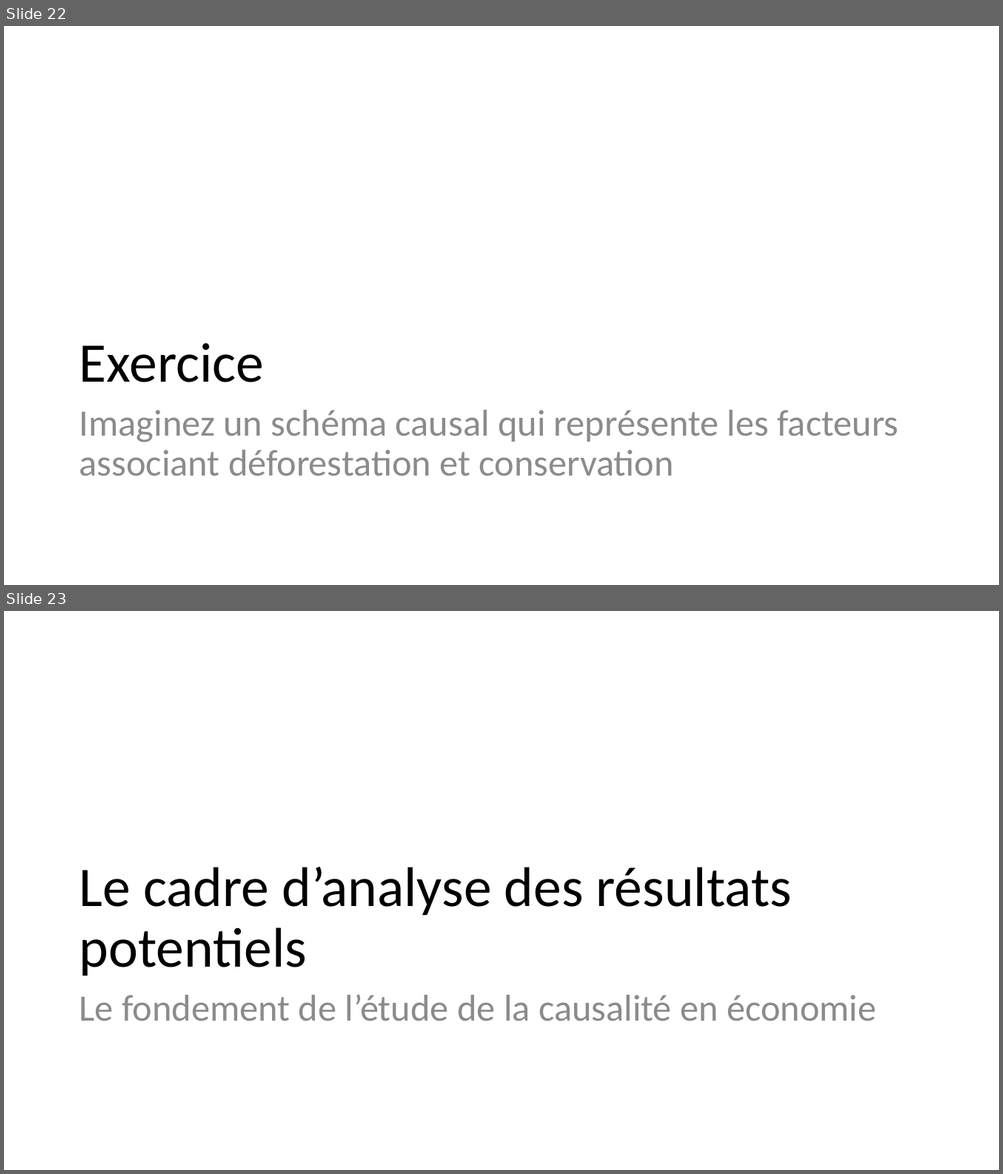
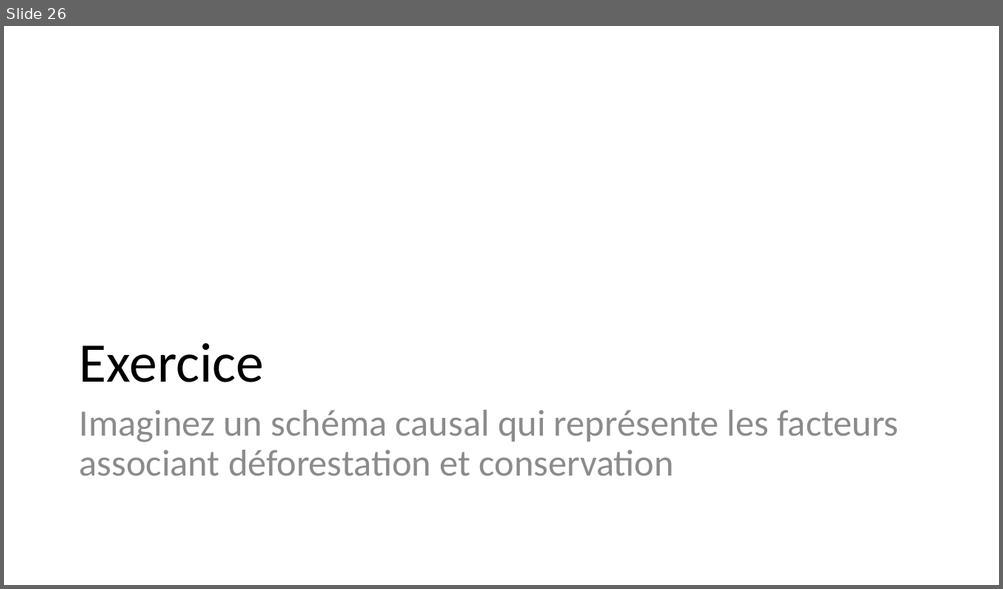
Before and after one commit to BETSAKA/statcap_impact_training, a slide deck: slides/fr/Jour 1_Introduction_Fondamentaux.pptx. Shown one above the other, each under a label of ours: slides 22 and 23 before the commit, slide 26 after it. The pictures are 1003x1174 and 1003x589 pixels, drawn with LibreOffice and Linux fonts; fonts in the diff are those of the drawing. Boxes give left, top, right and bottom in pixels: in the first picture for what was removed or moved away, otherwise in the second. Text is boxed around its words. In the diff, an @@ line names an element or a change of style, - is before the commit and + after.

```diff
--- a/slides/fr/Jour 1_Introduction_Fondamentaux.pptx
+++ b/slides/fr/Jour 1_Introduction_Fondamentaux.pptx
@@ slide 23 removed at bbox=[4, 611, 999, 1170], background #FFFFFF @@
@@ title removed at bbox=[79, 867, 791, 977] @@
-Le cadre d’analyse des résultats potentiels
@@ text removed at bbox=[79, 995, 876, 1021] @@
-Le fondement de l’étude de la causalité en économie
@@ what was slide 22 is now slide 26 @@
```
Also in this commit, not shown: 4 slides changed, 4 slides added, 17 other slides removed, 3 other files.
